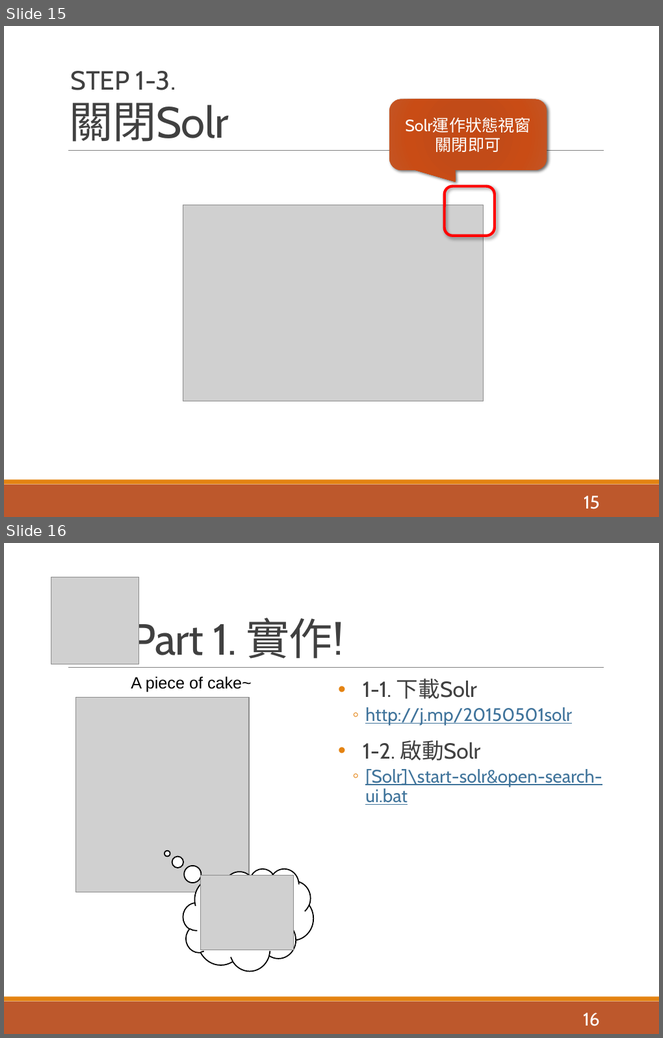
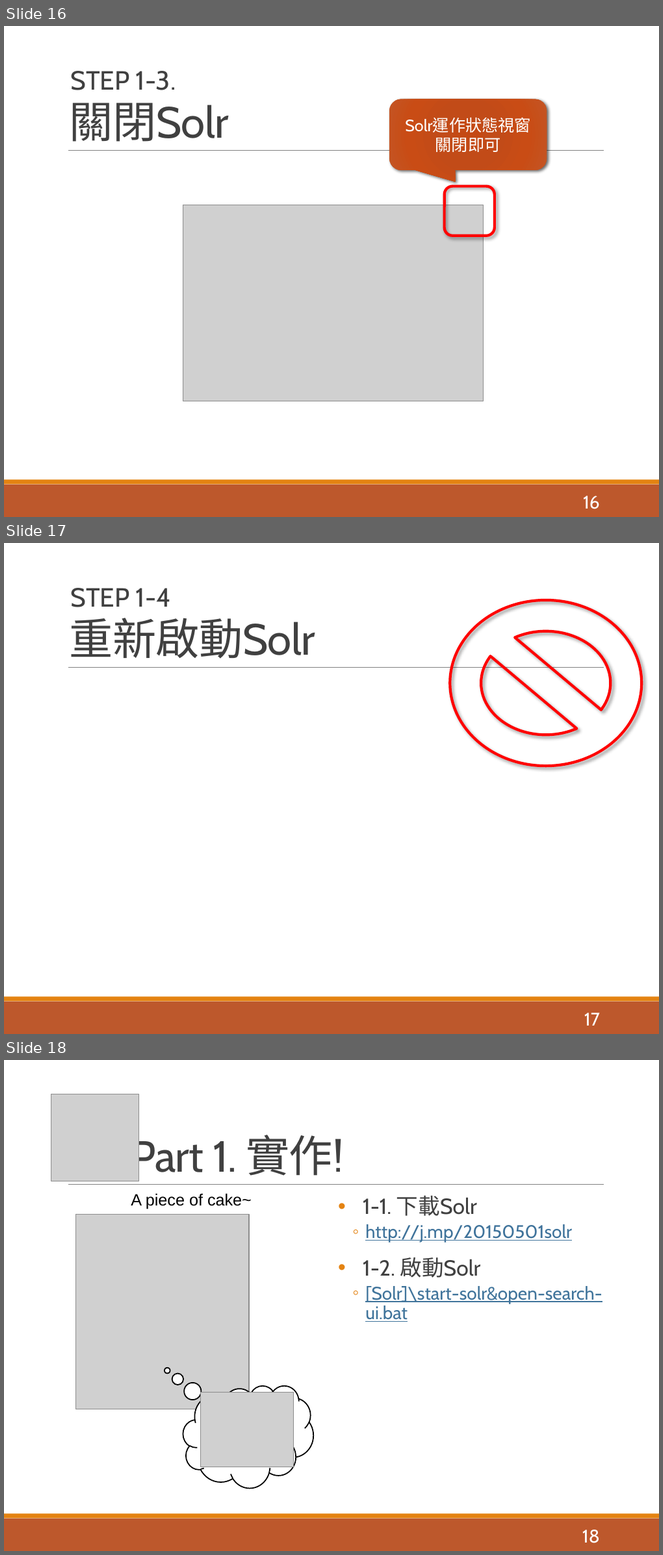
Before and after one commit to pulipulichen/ir-practice-solr, a slide deck: Apache Solr教學介紹.pptx. Shown one above the other, each under a label of ours: slides 15 and 16 before the commit, slides 16, 17 and 18 after it. The pictures are 663x1038 and 663x1555 pixels, drawn with LibreOffice and Linux fonts; fonts in the diff are those of the drawing; grey boxes stand for pictures. Boxes give left, top, right and bottom in pixels: in the first picture for what was removed or moved away, otherwise in the second. Text is boxed around its words. In the diff, an @@ line names an element or a change of style, - is before the commit and + after.

```diff
--- a/Apache Solr教學介紹.pptx
+++ b/Apache Solr教學介紹.pptx
@@ slide 17 added at bbox=[4, 543, 659, 1034], background #FFFFFF; not listed: 3 template elements that a slide beside it also shows @@
@@ text added at bbox=[71, 588, 171, 607], 29 pt, text #404040 @@
+STEP 1-4
@@ no-entry sign added at bbox=[450, 600, 642, 766], outline #FF0000 3 pt @@
@@ title added at bbox=[70, 618, 315, 659], 48 pt, text #404040 @@
+重新啟動Solr
@@ page number added at bbox=[584, 1013, 600, 1026], 20 pt, text #FFFFFF @@
+17
@@ what was slide 15 is now slide 16 @@
@@ page number at bbox=[583, 496, 600, 510]: text changed @@
-15
+16
@@ what was slide 16 is now slide 18 @@
@@ page number at bbox=[582, 1530, 600, 1544]: text changed @@
-16
+18
```
Also in this commit, not shown: 6 slides changed, 4 other slides added, 6 other files.
